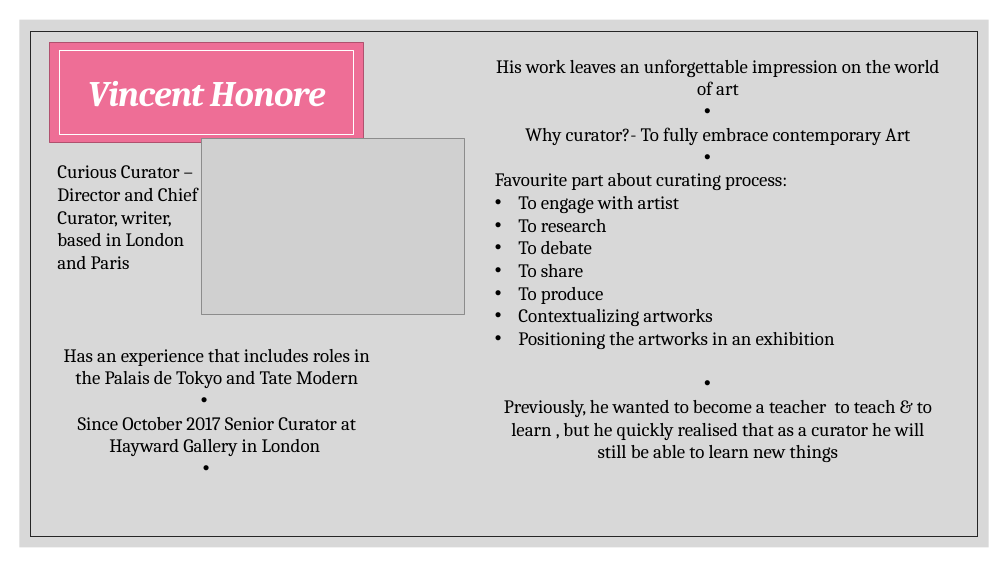
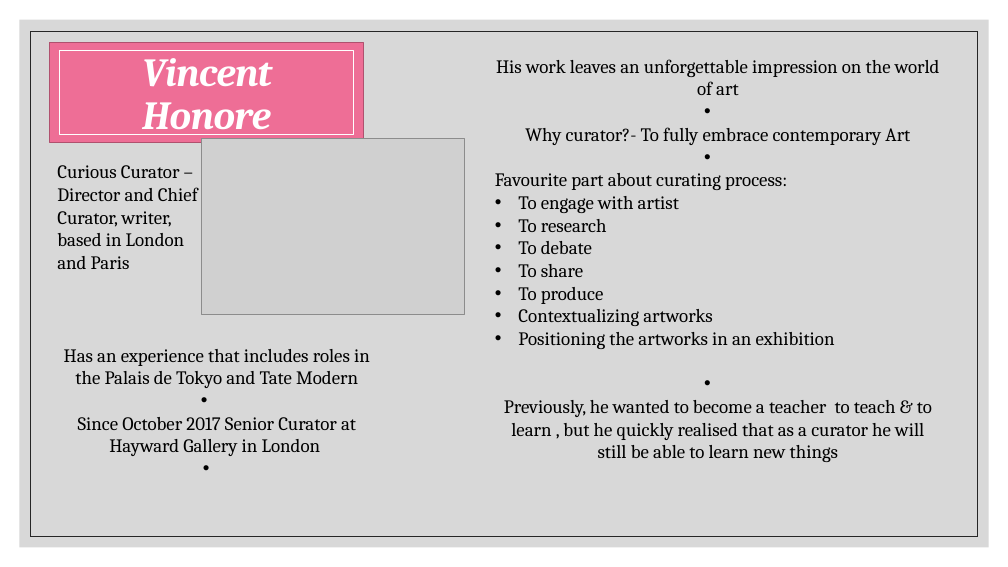
Before and after one commit to alk36/Curators-Presentation, a slide deck: slide 6 of art curators the newest one from saturday from pc.pptx. Drawn at 1008x567 pixels with LibreOffice and Linux fonts; fonts in the diff are those of the drawing; grey boxes stand for pictures. Boxes give left, top, right and bottom in pixels: in the first picture for what was removed or moved away, otherwise in the second. Text is boxed around its words. In the diff, an @@ line names an element or a change of style, - is before the commit and + after.

```diff
--- a/art curators the newest one from saturday from pc.pptx
+++ b/art curators the newest one from saturday from pc.pptx
@@ title "Vincent Honore" at box(142, 50, 271, 135): size 34.2 to 38 pt @@
```
Also in this commit, not shown: 9 other slides changed, 3 slides added, 3 slides removed, 1 other file.
